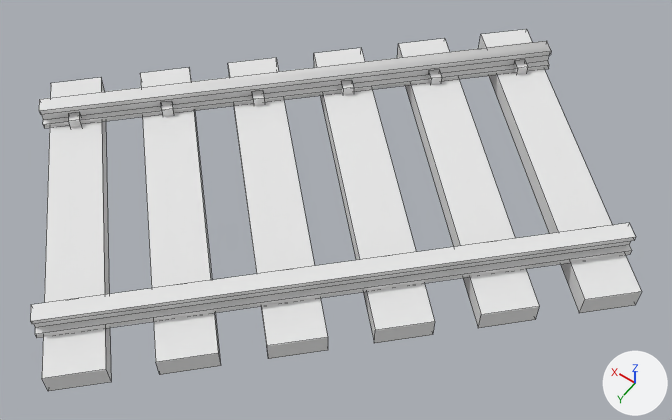
Renders of the OBJ model src/main/resources/assets/tc/models/track_straight_45degree_small.obj from each side of a commit.
Rendered twice from a camera (50 mm lens) standing at (-0.438, 1.741, 1.884) and looking at (0.429, 0.528, -0.022). Lighting does not change. The marker at lower right points along +X, +Y and +Z. Mesh edges are drawn as thin lines. Where no turn or scale is listed for an object, it has been applied to the vertices. Vertices at the same position are counted once.

The scene before the commit, as lines of its bpy script (objects in view):
```python
me_track_normal_002 = bpy.data.meshes.new('track_normal.002')
me_track_normal_002.from_pydata(...)  # 192 vertices, 124 faces; spans x -0.32..1.32, y -0.32..1.32, z -0.03..0.09
me_track_normal_002.materials.append(mat_default_obj_004)  # white #e7e7e7
ob_track_normal_002 = bpy.data.objects.new('track_normal.002', me_track_normal_002)
ob_track_normal_002.location = (0.0, 0.0, 0.0)
```
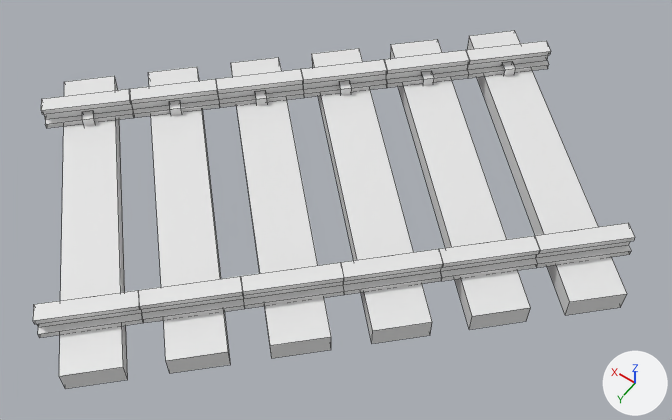
Location of each change, (x1, y1, x2, y2) in pixels of the pictures (672 x 420 px; the box of a moved part takes in the faces that stretch with it):
'track_normal.002', reshaped: before (30, 29, 642, 391); after (33, 30, 635, 389)
part 1 of me_track_normal_002, moved or reshaped: before (428, 70, 442, 85); after (421, 71, 434, 86)
part 2 of me_track_normal_002, moved or reshaped: before (397, 38, 539, 328); after (390, 39, 531, 329)
part 3 of me_track_normal_002, moved or reshaped: before (514, 60, 528, 75); after (502, 61, 516, 76)
part 4 of me_track_normal_002, moved or reshaped: before (479, 29, 642, 313); after (467, 30, 627, 315)
part 5 of me_track_normal_002, moved or reshaped: before (314, 48, 435, 343); after (312, 48, 432, 344)
part 6 of me_track_normal_002, moved or reshaped: before (68, 112, 81, 127); after (82, 110, 95, 126)
part 7 of me_track_normal_002, moved or reshaped: before (42, 78, 111, 391); after (59, 76, 128, 389)
part 8 of me_track_normal_002, moved or reshaped: before (161, 101, 174, 116); after (169, 100, 182, 115)
part 9 of me_track_normal_002, moved or reshaped: before (140, 68, 221, 375); after (148, 67, 231, 373)
part 10 of me_track_normal_002, moved or reshaped: before (228, 58, 328, 359); after (231, 57, 331, 358)
part 11 of me_track_normal_002, added: after (439, 236, 540, 281)
part 12 of me_track_normal_002, added: after (384, 50, 470, 88)
part 13 of me_track_normal_002, added: after (341, 249, 443, 295)
part 14 of me_track_normal_002, added: after (301, 59, 387, 97)
part 15 of me_track_normal_002, added: after (138, 276, 245, 323)
part 16 of me_track_normal_002, added: after (129, 79, 220, 118)
part 17 of me_track_normal_002, added: after (241, 262, 344, 309)
part 18 of me_track_normal_002, added: after (216, 69, 304, 107)
part 19 of me_track_normal_002, built on: before (41, 55, 549, 124); after (41, 89, 134, 128)
part 20 of me_track_normal_002, built on: before (35, 245, 632, 338); after (33, 290, 143, 337)
part 21 of me_track_normal_002, added: after (535, 223, 635, 267)
part 22 of me_track_normal_002, added: after (466, 41, 551, 78)

Edits to the bpy script that builds the scene:
```text
Change me_track_normal_002:
    remove me_track_normal_002.from_pydata(...)  # 192 vertices, 124 faces; spans x -0.32..1.32, y -0.32..1.32, z -0.03..0.09
    add me_track_normal_002.from_pydata(...)  # 432 vertices, 360 faces; spans x -0.3..1.3, y -0.3..1.3, z -0.03..0.09
    me_track_normal_002 part 1: the loose piece of 8 vertices spanning x 0.43..0.47, y 0.0..0.04, z -0.03..0.05 is moved by (0.02, 0.02, 0.0), in mat_default_obj_001 (white #e7e7e7)
    me_track_normal_002 part 2: the loose piece of 8 vertices spanning x -0.15..0.62, y -0.15..0.62, z -0.03..0.03 is turned -180 degrees about the z axis through its middle, then moved by (0.02, 0.02, 0.0), in mat_default_obj_001 (white #e7e7e7)
    me_track_normal_002 part 3: the loose piece of 8 vertices spanning x 0.25..0.29, y -0.18..-0.13, z -0.03..0.05 is moved by (0.03, 0.03, 0.0), in mat_default_obj (white #e7e7e7)
    me_track_normal_002 part 4: the loose piece of 8 vertices spanning x -0.32..0.44, y -0.32..0.44, z -0.03..0.03 is turned -180 degrees about the z axis through its middle, then moved by (0.03, 0.03, 0.0), in mat_default_obj (white #e7e7e7)
    me_track_normal_002 part 5: the loose piece of 8 vertices spanning x 0.03..0.79, y 0.03..0.79, z -0.03..0.03 is turned -180 degrees about the z axis through its middle, in mat_default_obj_002 (white #e7e7e7)
    me_track_normal_002 part 6: the loose piece of 8 vertices spanning x 1.13..1.18, y 0.71..0.75, z -0.03..0.05 is moved by (-0.03, -0.03, 0.0), in mat_default_obj_003 (white #e7e7e7)
    me_track_normal_002 part 7: the loose piece of 8 vertices spanning x 0.56..1.32, y 0.56..1.32, z -0.03..0.03 is turned -180 degrees about the z axis through its middle, then moved by (-0.03, -0.03, 0.0), in mat_default_obj_003 (white #e7e7e7)
    me_track_normal_002 part 8: the loose piece of 8 vertices spanning x 0.96..1.0, y 0.53..0.57, z -0.03..0.05 is moved by (-0.02, -0.02, 0.0)
    me_track_normal_002 part 9: the loose piece of 8 vertices spanning x 0.38..1.15, y 0.38..1.15, z -0.03..0.03 is turned -180 degrees about the z axis through its middle, then moved by (-0.02, -0.02, 0.0)
    me_track_normal_002 part 10: the loose piece of 8 vertices spanning x 0.21..0.97, y 0.21..0.97, z -0.03..0.03 is turned -180 degrees about the z axis through its middle, then moved by (-0.01, -0.01, 0.0), in mat_default_obj_005 (white #e7e7e7)
    me_track_normal_002 part 11: a new loose piece of 24 vertices spanning x -0.09..0.12, y 0.38..0.59, z 0.03..0.09, in mat_default_obj_001 (white #e7e7e7)
    me_track_normal_002 part 12: a new loose piece of 24 vertices spanning x 0.38..0.59, y -0.09..0.12, z 0.03..0.09, in mat_default_obj_001 (white #e7e7e7)
    me_track_normal_002 part 13: a new loose piece of 24 vertices spanning x 0.08..0.29, y 0.54..0.75, z 0.03..0.09, in mat_default_obj_002 (white #e7e7e7)
    me_track_normal_002 part 14: a new loose piece of 24 vertices spanning x 0.54..0.75, y 0.08..0.29, z 0.03..0.09, in mat_default_obj_002 (white #e7e7e7)
    me_track_normal_002 part 15: a new loose piece of 24 vertices spanning x 0.41..0.62, y 0.88..1.09, z 0.03..0.09, in mat_default_obj_004 (white #e7e7e7)
    me_track_normal_002 part 16: a new loose piece of 24 vertices spanning x 0.88..1.09, y 0.41..0.62, z 0.03..0.09, in mat_default_obj_004 (white #e7e7e7)
    me_track_normal_002 part 17: a new loose piece of 24 vertices spanning x 0.24..0.45, y 0.71..0.92, z 0.03..0.09, in mat_default_obj_005 (white #e7e7e7)
    me_track_normal_002 part 18: a new loose piece of 24 vertices spanning x 0.71..0.92, y 0.24..0.45, z 0.03..0.09, in mat_default_obj_005 (white #e7e7e7)
    me_track_normal_002 part 19: 4 vertices removed from x 1.23..1.26, y 0.75..0.78, z 0.03..0.07; 16 vertices added at x 1.04..1.25, y 0.58..0.77, z 0.03..0.09
    me_track_normal_002 part 20: 4 vertices removed from x 0.75..0.78, y 1.23..1.26, z 0.03..0.07; 16 vertices added at x 0.58..0.77, y 1.04..1.25, z 0.03..0.09
    me_track_normal_002 part 21: 12 vertices added at x -0.09..-0.05, y 0.38..0.42, z 0.03..0.09
    me_track_normal_002 part 22: 12 vertices added at x 0.38..0.42, y -0.09..-0.05, z 0.03..0.09
    add me_track_normal_002.materials.append(mat_default_obj_001)  # white #e7e7e7
    add me_track_normal_002.materials.append(mat_default_obj)  # white #e7e7e7
    add me_track_normal_002.materials.append(mat_default_obj_002)  # white #e7e7e7
    add me_track_normal_002.materials.append(mat_default_obj_003)  # white #e7e7e7
    add me_track_normal_002.materials.append(mat_default_obj_005)  # white #e7e7e7
```
